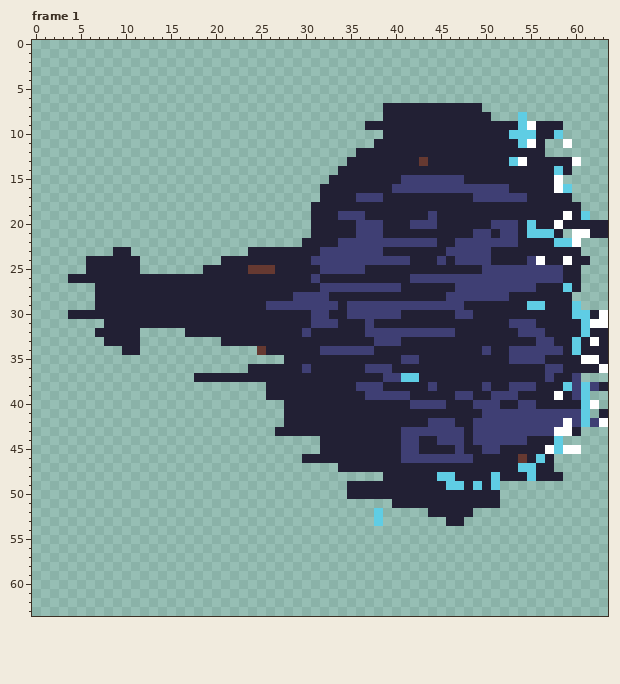
A pixel-art file gets an edit: Ass/tank.aseprite. Above: the version before the commit.
64x64 pixels, 37 frames. Shown: frame 1. The commit also changed other frames, which this record leaves out.
The same view after the edit:
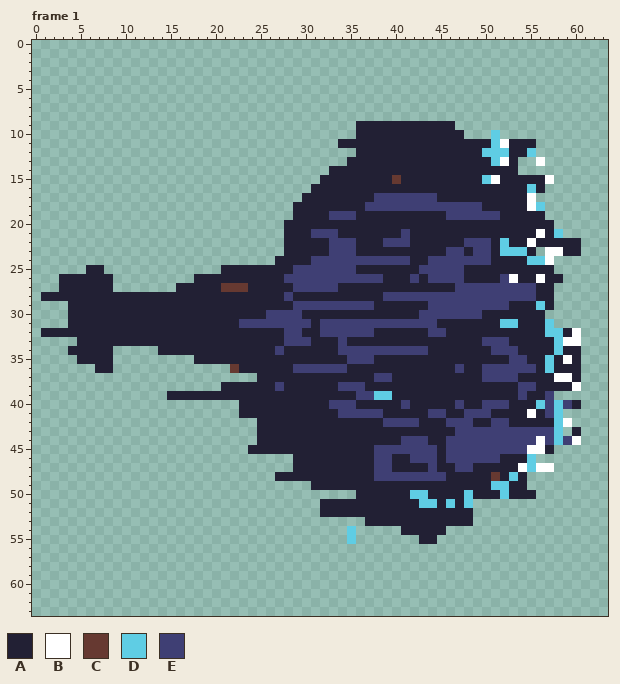
Palette (. is transparent): A #222034  B #ffffff  C #663931  D #5fcde4  E #3f3f74
From old to new:
--- frame 1
@@ x 0..63 @@
  6 ................................................................
- 7 .......................................AAAAAAAAAAA..............
- 8 .......................................AAAAAAAAAAAA...D.........
- 9 .....................................AAAAAAAAAAAAAAAAADBAAA.....
-10 .......................................AAAAAAAAAAAAAADDDAAD.....
-11 ......................................AAAAAAAAAAAAAAAADBA..B....
-12 ....................................AAAAAAAAAAAAAAAAAAAAA.......
-13 ...................................AAAAAAAACAAAAAAAAADBAAAAAB...
-14 ..................................AAAAAAAAAAAAAAAAAAAAAAAADA....
-15 .................................AAAAAAAAEEEEEEEAAAAAAAAAAB.....
-16 ................................AAAAAAAAEEEEEEEEEEEEEAAAAABD....
-17 ................................AAAAEEEAAAAAAAAAAEEEEEEAAAAA....
-18 ...............................AAAAAAAAAAAAAAAAAAAAAAAAAAAAAA...
-19 ...............................AAAEEEAAAAAAAEAAAAAAAAAAAAAABAD..
-20 ...............................AAAAAEEEAAAEEEAAAAAAEEEADAABAAAAA
-21 ...............................AAAAAEEEAAAAAAAAAAEEAEEADDDA.BBAA
-22 ..............................AAAAEEEEEEEEEEEAAEEEEEEEAAAADDB...
-23 .........AA.............AAAAAAAAEEEEEEEAAAAAAAEEEEEAAAAAAAAAA...
-24 ......AAAAAA.........AAAAAAAAAAEEEEEEEEEEEAAAEAEEEEAAAAEBAABAA..
-25 ......AAAAAA.......AAAAACCCAAAAAEEEEEAAAAAAAAAAAAAEEEEEEEEEAA...
-26 ....AAAAAAAAAAAAAAAAAAAAAAAAAAAEAAAAAAAAAAEEEEEEEEEEEEEEEEEAA...
-27 .......AAAAAAAAAAAAAAAAAAAAAAAAAEEEEEEEEEAAAAAAEEEEEEEEEAAADA...
-28 .......AAAAAAAAAAAAAAAAAAAAAAEEEEAAAAAAAAAAAAAEEEEEEEAAAAAAA....
-29 .......AAAAAAAAAAAAAAAAAAAEEEEEEEEAEEEEEEEEEEEEEAAAAAAADDAAAD...
-30 ....AAAAAAAAAAAAAAAAAAAAAAAAAAAEEAAEEEEEEAAAAAAEEAAAAAAAAAAADDAB
-31 ........AAAAAAAAAAAAAAAAAAAAAAAEEEAAAEAAAAAAAAAAAAAAAEEEAAAAADBB
-32 .......AAAAA.....AAAAAAAAAAAAAEAAAAAAEEEEEEEEEEAAAAAAAEEEAAAADAA
-33 ........AAAA.........AAAAAAAAAAAAAAAAAEEEAAAAAAAAAAAAAAAEEAADABA
-34 ..........AA.............CAAAAAAEEEEEEAAAAAAAAAAAAEAAEEEEEEADAAA
-35 ............................AAAAAAAAAAAAAEEAAAAAAAAAAEEEEAAAABBA
-36 ........................AAAAAAEAAAAAAEEEAAAAAAAAAAAAAAAAAEEAAAAB
-37 ..................AAAAAAAAAAAAAAAAAAAAAEEDDAAAAAAAAAAAAAAEAAE...
-38 ..........................AAAAAAAAAAEEEAAAAAEAAAAAEAAEEEAAADEDEA
-39 ..........................AAAAAAAAAAAEEEEEAAAAAEEAAEEEAAAABAED..
-40 ............................AAAAAAAAAAAAAAEEEEAAAEEEAAEEAAAAADB.
-41 ............................AAAAAAAAAAAAAAAAAAAAAAEEEEEEEEEEED.A
-42 ............................AAAAAAAAAAAAAAAAEEEAAEEEEEEEEEEBEDEB
-43 ...........................AAAAAAAAAAAAAAEEEEEEEAEEEEEEEEEBBA...
-44 ................................AAAAAAAAAEEAAEEEAEEEEEEAAAD.....
-45 ................................AAAAAAAAAEEAAAAEAAEEAAAAABDBB...
-46 ..............................AAAAAAAAAAAEEEEEEEEAAAAACADA......
-47 ..................................AAAAAAAAAAAAAAAAAAAADDAA......
-48 .......................................AAAAAADDAAAADAAADAAA.....
-49 ...................................AAAAAAAAAAADDADAD............
-50 ...................................AAAAAAAAAAAAAAAAA............
-51 ........................................AAAAAAAAAAAA............
-52 ......................................D.....AAAAA...............
-53 ......................................D.......AA................
-54 ................................................................
-55 ................................................................
+ 7 ................................................................
+ 8 ................................................................
+ 9 ....................................AAAAAAAAAAA.................
+10 ....................................AAAAAAAAAAAA...D............
+11 ..................................AAAAAAAAAAAAAAAAADBAAA........
+12 ....................................AAAAAAAAAAAAAADDDAAD........
+13 ...................................AAAAAAAAAAAAAAAADBA..B.......
+14 .................................AAAAAAAAAAAAAAAAAAAAA..........
+15 ................................AAAAAAAACAAAAAAAAADBAAAAAB......
+16 ...............................AAAAAAAAAAAAAAAAAAAAAAAADA.......
+17 ..............................AAAAAAAAEEEEEEEAAAAAAAAAAB........
+18 .............................AAAAAAAAEEEEEEEEEEEEEAAAAABD.......
+19 .............................AAAAEEEAAAAAAAAAAEEEEEEAAAAA.......
+20 ............................AAAAAAAAAAAAAAAAAAAAAAAAAAAAAA......
+21 ............................AAAEEEAAAAAAAEAAAAAAAAAAAAAABAD.....
+22 ............................AAAAAEEEAAAEEEAAAAAAEEEADAABAAAAA...
+23 ............................AAAAAEEEAAAAAAAAAAEEAEEADDDA.BBAA...
+24 ...........................AAAAEEEEEEEEEEEAAEEEEEEEAAAADDB......
+25 ......AA.............AAAAAAAAEEEEEEEAAAAAAAEEEEEAAAAAAAAAA......
+26 ...AAAAAA.........AAAAAAAAAAEEEEEEEEEEEAAAEAEEEEAAAAEBAABAA.....
+27 ...AAAAAA.......AAAAACCCAAAAAEEEEEAAAAAAAAAAAAAEEEEEEEEEAA......
+28 .AAAAAAAAAAAAAAAAAAAAAAAAAAAEAAAAAAAAAAEEEEEEEEEEEEEEEEEAA......
+29 ....AAAAAAAAAAAAAAAAAAAAAAAAAEEEEEEEEEAAAAAAEEEEEEEEEAAADA......
+30 ....AAAAAAAAAAAAAAAAAAAAAAEEEEAAAAAAAAAAAAAEEEEEEEAAAAAAA.......
+31 ....AAAAAAAAAAAAAAAAAAAEEEEEEEEAEEEEEEEEEEEEEAAAAAAADDAAAD......
+32 .AAAAAAAAAAAAAAAAAAAAAAAAAAAEEAAEEEEEEAAAAAAEEAAAAAAAAAAADDAB...
+33 .....AAAAAAAAAAAAAAAAAAAAAAAEEEAAAEAAAAAAAAAAAAAAAEEEAAAAADBB...
+34 ....AAAAA.....AAAAAAAAAAAAAEAAAAAAEEEEEEEEEEAAAAAAAEEEAAAADAA...
+35 .....AAAA.........AAAAAAAAAAAAAAAAAEEEAAAAAAAAAAAAAAAEEAADABA...
+36 .......AA.............CAAAAAAEEEEEEAAAAAAAAAAAAEAAEEEEEEADAAA...
+37 .........................AAAAAAAAAAAAAEEAAAAAAAAAAEEEEAAAABBA...
+38 .....................AAAAAAEAAAAAAEEEAAAAAAAAAAAAAAAAAEEAAAAB...
+39 ...............AAAAAAAAAAAAAAAAAAAAAEEDDAAAAAAAAAAAAAAEAAE......
+40 .......................AAAAAAAAAAEEEAAAAAEAAAAAEAAEEEAAADEDEA...
+41 .......................AAAAAAAAAAAEEEEEAAAAAEEAAEEEAAAABAED.....
+42 .........................AAAAAAAAAAAAAAEEEEAAAEEEAAEEAAAAADB....
+43 .........................AAAAAAAAAAAAAAAAAAAAAAEEEEEEEEEEED.A...
+44 .........................AAAAAAAAAAAAAAAAEEEAAEEEEEEEEEEBEDEB...
+45 ........................AAAAAAAAAAAAAAEEEEEEEAEEEEEEEEEBBA......
+46 .............................AAAAAAAAAEEAAEEEAEEEEEEAAAD........
+47 .............................AAAAAAAAAEEAAAAEAAEEAAAAABDBB......
+48 ...........................AAAAAAAAAAAEEEEEEEEAAAAACADA.........
+49 ...............................AAAAAAAAAAAAAAAAAAAADDAA.........
+50 ....................................AAAAAADDAAAADAAADAAA........
+51 ................................AAAAAAAAAAADDADAD...............
+52 ................................AAAAAAAAAAAAAAAAA...............
+53 .....................................AAAAAAAAAAAA...............
+54 ...................................D.....AAAAA..................
+55 ...................................D.......AA...................
 56 ................................................................
